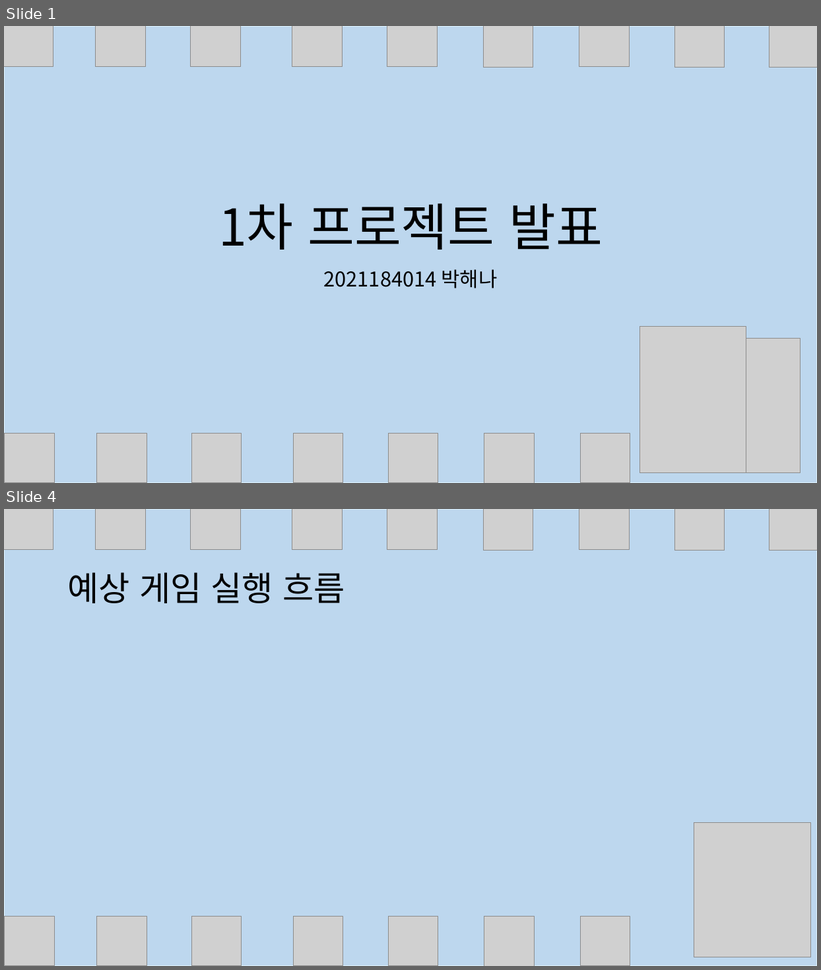
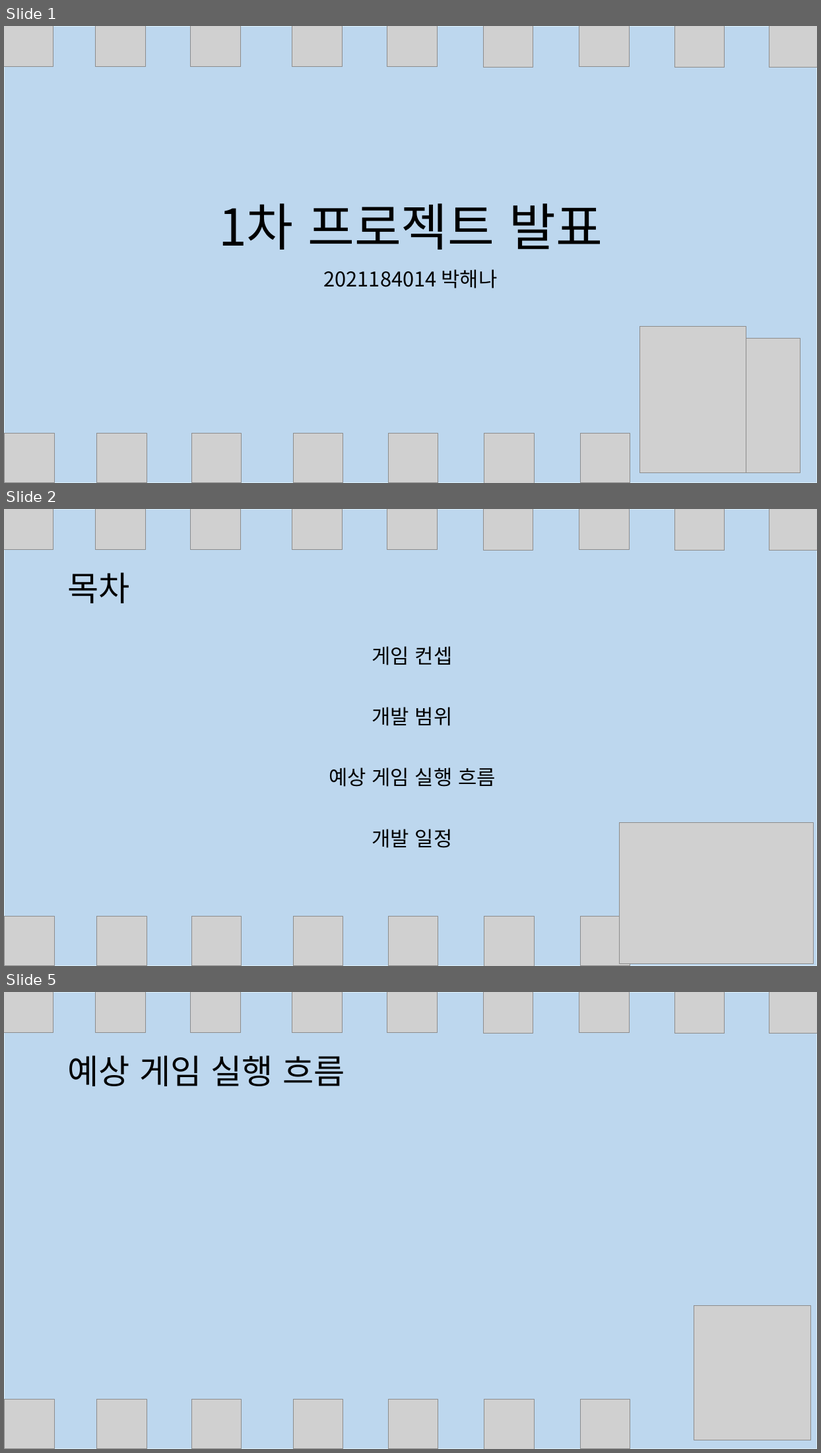
Before and after one commit to hannahBak/2021184014_2DGP_DRILL, a slide deck: 1차 프로젝트 발표/프레젠테이션1.pptx. Shown one above the other, each under a label of ours: slides 1 and 4 before the commit, slides 1, 2 and 5 after it; the slides between them are not shown. The pictures are 821x970 and 821x1453 pixels, drawn with LibreOffice and Linux fonts; fonts in the diff are those of the drawing; grey boxes stand for pictures. Boxes give left, top, right and bottom in pixels: in the first picture for what was removed or moved away, otherwise in the second. Text is boxed around its words. In the diff, an @@ line names an element or a change of style, - is before the commit and + after.

Commit message:
개발 일정 추가 및 마무리

```diff
--- a/1차 프로젝트 발표/프레젠테이션1.pptx
+++ b/1차 프로젝트 발표/프레젠테이션1.pptx
@@ slide 2 added at <box>4,509,817,966</box>, background #FFFFFF @@
@@ rectangle added at <box>4,509,817,966</box>, fill #BDD7EE, outline #DDF1FC 1 pt @@
@@ picture added at <box>4,509,54,550</box> @@
@@ picture added at <box>96,509,145,550</box> @@
@@ picture added at <box>191,509,241,550</box> @@
@@ picture added at <box>292,509,342,550</box> @@
@@ picture added at <box>387,509,437,550</box> @@
@@ picture added at <box>483,509,533,551</box> @@
@@ picture added at <box>580,509,629,550</box> @@
@@ picture added at <box>675,509,725,551</box> @@
@@ picture added at <box>770,509,817,551</box> @@
@@ text added at <box>67,572,129,603</box>, 40 pt, text #000000 @@
+목차
@@ text added at <box>329,646,496,848</box>, 24 pt, text #000000 @@
+게임 컨셉
+개발 범위
+예상 게임 실행 흐름
+개발 일정
@@ picture added at <box>620,823,814,964</box> @@
@@ picture added at <box>5,916,55,966</box> @@
@@ picture added at <box>96,916,147,966</box> @@
@@ picture added at <box>191,916,242,966</box> @@
@@ picture added at <box>293,916,343,966</box> @@
@@ picture added at <box>388,916,438,966</box> @@
@@ picture added at <box>484,917,535,966</box> @@
@@ picture added at <box>580,916,630,966</box> @@
@@ what was slide 4 is now slide 5 @@
```
Also in this commit, not shown: 5 slides changed, 1 other slide added, 1 slide removed.
